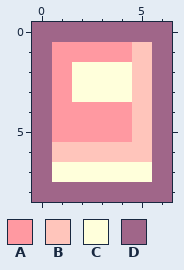
Two states of a pixel-art file, assets/sprites/projects/diary.aseprite. The first picture shows the starting point.
7x9 pixels, 1 frame.
Palette (. is transparent): A #ff99a1  B #ffc5bb  C #ffffdb  D #a06689
Pixels before, first column x 0:
0 DDDDDDD
1 DAAAABD
2 DACCCBD
3 DACCCBD
4 DAAAABD
5 DAAAABD
6 DBBBBBD
7 DCCCCCD
8 DDDDDDD
And afterwards:
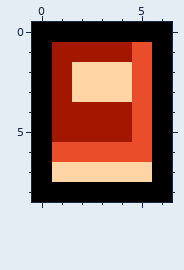
Change:
colour A: #ff99a1 -> #a31600
colour B: #ffc5bb -> #e94d2a
colour C: #ffffdb -> #ffd5a6
colour D: #a06689 -> #000000
